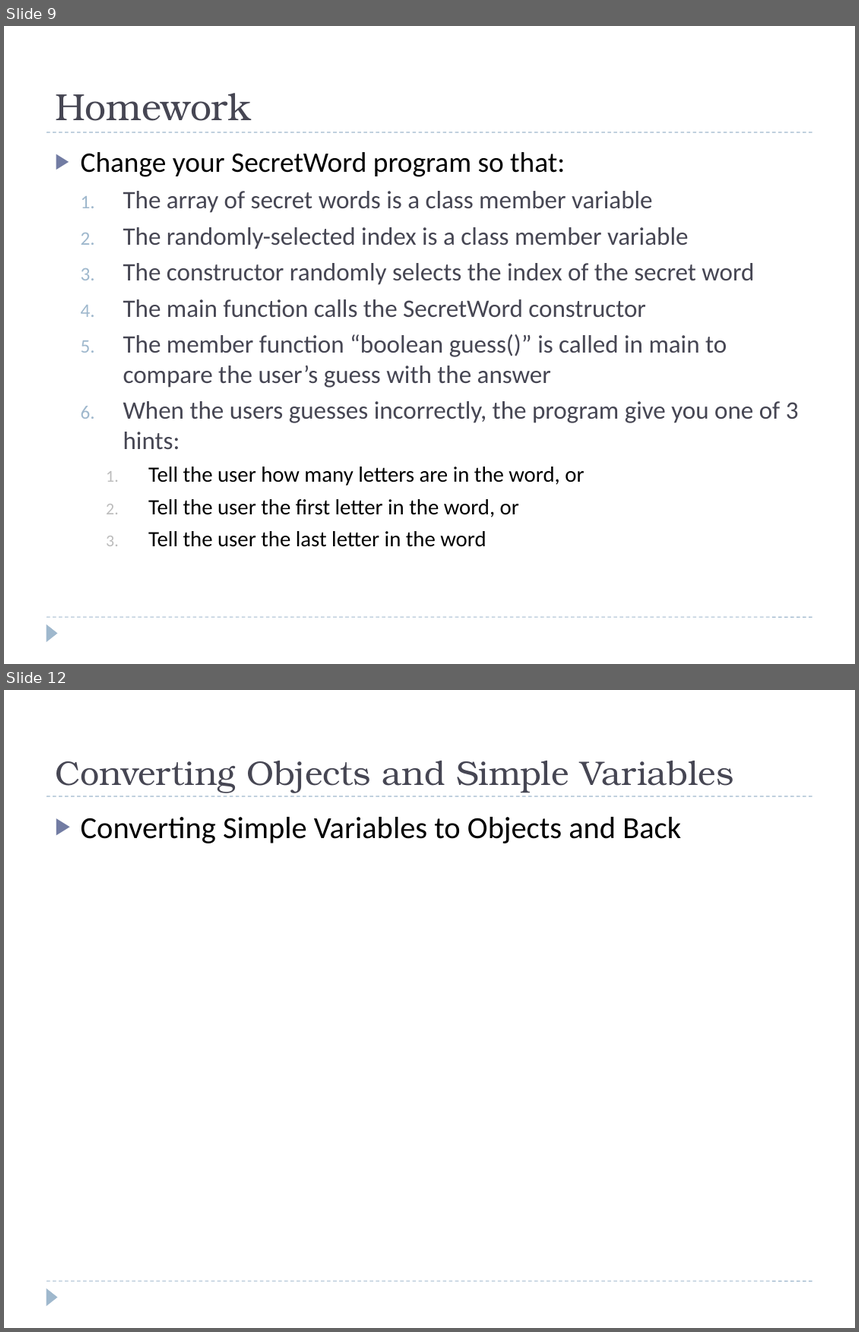
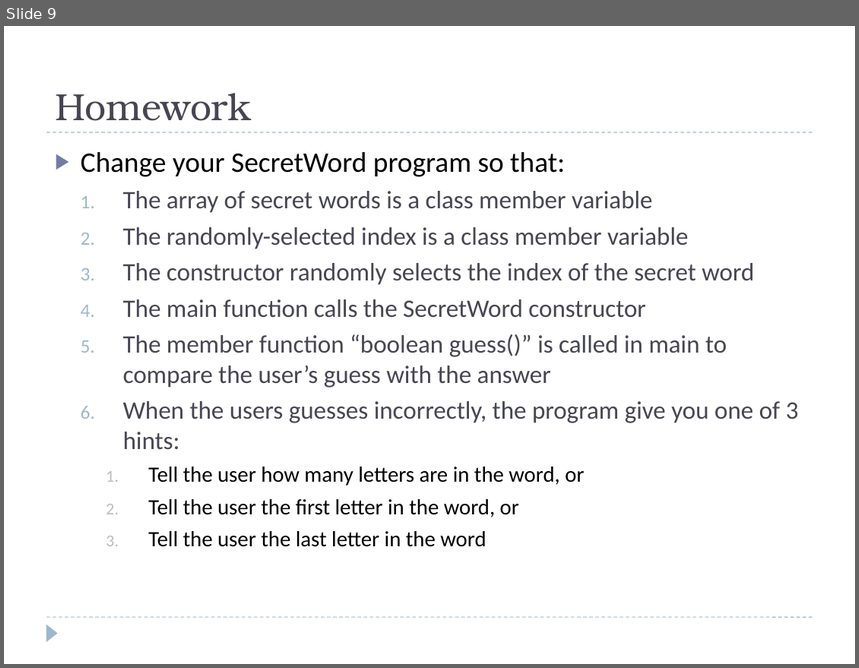
Before and after one commit to bcraig108/JavaClass_2013_Summer, a slide deck: Powerpoint/Introduction to Java Programming - Hour 10.pptx. Shown one above the other, each under a label of ours: slides 9 and 12 before the commit, slide 9 after it; the slides between them are not shown. The pictures are 859x1332 and 859x668 pixels, drawn with LibreOffice and Linux fonts; fonts in the diff are those of the drawing; background and template pictures are left out. Boxes give left, top, right and bottom in pixels: in the first picture for what was removed or moved away, otherwise in the second. Text is boxed around its words. In the diff, an @@ line names an element or a change of style, - is before the commit and + after.

```diff
--- a/Powerpoint/Introduction to Java Programming - Hour 10.pptx
+++ b/Powerpoint/Introduction to Java Programming - Hour 10.pptx
@@ slide 12 removed at [4, 690, 855, 1328], background #FFFFFF; not listed: 3 template elements that a slide beside it also shows @@
@@ title removed at [55, 761, 734, 793] @@
-Converting Objects and Simple Variables
@@ text removed at [81, 817, 681, 844] @@
-▶ Converting Simple Variables to Objects and Back
```
Also in this commit, not shown: 5 other slides removed, 2 other files.
